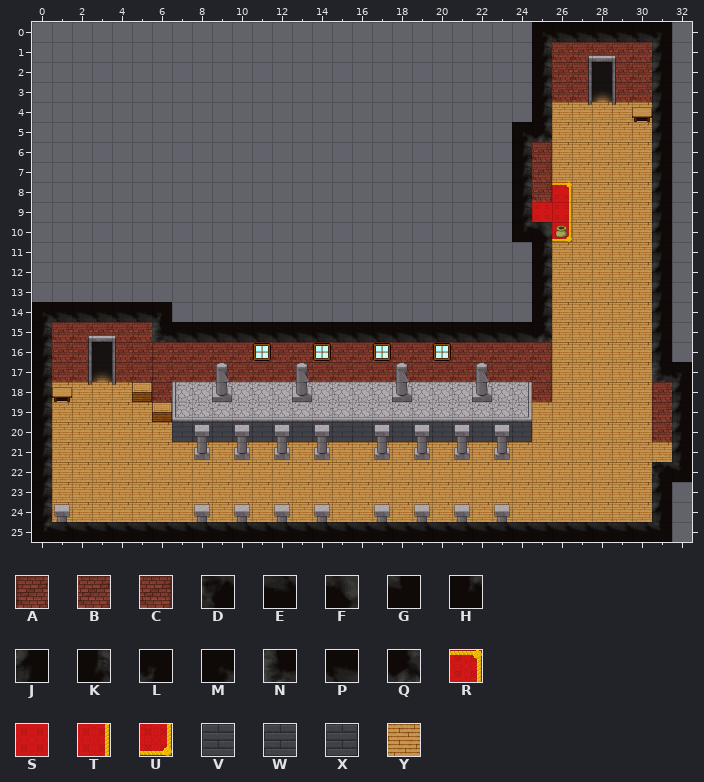
Tiled map -- game/res/maps/introEastHall.tmx. Above: the version before the commit.
Cells are 32x32 px. Shown: x 0..32, y 0..25.
Key: from "blockboundBrickWall": A 0, B 1, C 2; from "blockboundCeiling": D 2, E 3, F 4, G 5, H 6, J 7, K 9, L 10, M 11, N 12, P 13, Q 14; from "blockboundRedRug": R 2, S 4, T 5, U 8; from "blockboundStoneFloor": V 40, W 41, X 42; from "blockboundWoodFloor": Y 11.
_ is an empty cell, # one hidden under a higher layer.
Layers that did not change in this view are not listed.
Layer "Lower 1" before, first column x 0:
 0 _________________________MPPPPPL_
 1 _________________________KBBBBBJ_
 2 _________________________KBB#BBJ_
 3 _________________________KBBYBBJ_
 4 _________________________KYYYYYJ_
 5 ________________________MQYYYYYJ_
 6 ________________________KCYYYYYJ_
 7 ________________________KCYYYYYJ_
 8 ________________________KCRYYYYJ_
 9 ________________________KSTYYYYJ_
10 ________________________HFUYYYYJ_
11 _________________________KYYYYYJ_
12 _________________________KYYYYYJ_
13 _________________________KYYYYYJ_
14 MPPPPPL__________________KYYYYYJ_
15 KBBBBBNPPPPPPPPPPPPPPPPPPQYYYYYJ_
16 KBB#BBABBBBBBBBBBBBBBBBBBCYYYYYJ_
17 KBBYBBABBBBBBBBBBBBBBBBBBCYYYYYNL
18 KYYYY#A##################CYYYYYAJ
19 KYYYYY###################YYYYYYAJ
20 KYYYYYYVWWWWWWWWWWWWWWWWXYYYYYYAJ
21 KYYYYYYYYYYYYYYYYYYYYYYYYYYYYYYYJ
22 KYYYYYYYYYYYYYYYYYYYYYYYYYYYYYYDG
23 KYYYYYYYYYYYYYYYYYYYYYYYYYYYYYYJ_
24 KYYYYYYYYYYYYYYYYYYYYYYYYYYYYYYJ_
25 HEEEEEEEEEEEEEEEEEEEEEEEEEEEEEEG_
And afterwards:
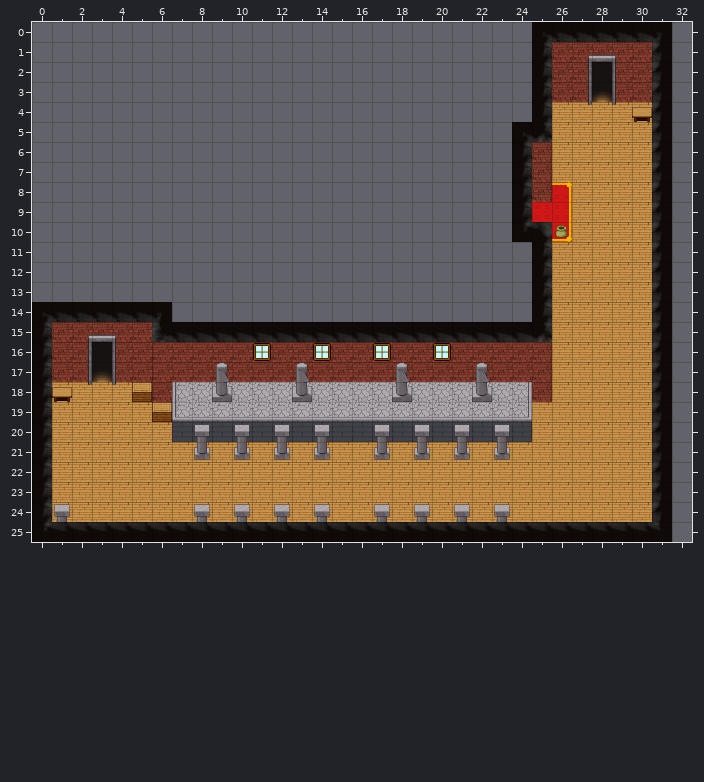
Change:
Changed rows in their new state; . is an unchanged cell.
Layer "Lower 1":
first column x 31:
17 J_
18 J_
19 J_
20 J_
21 J_
22 J_
